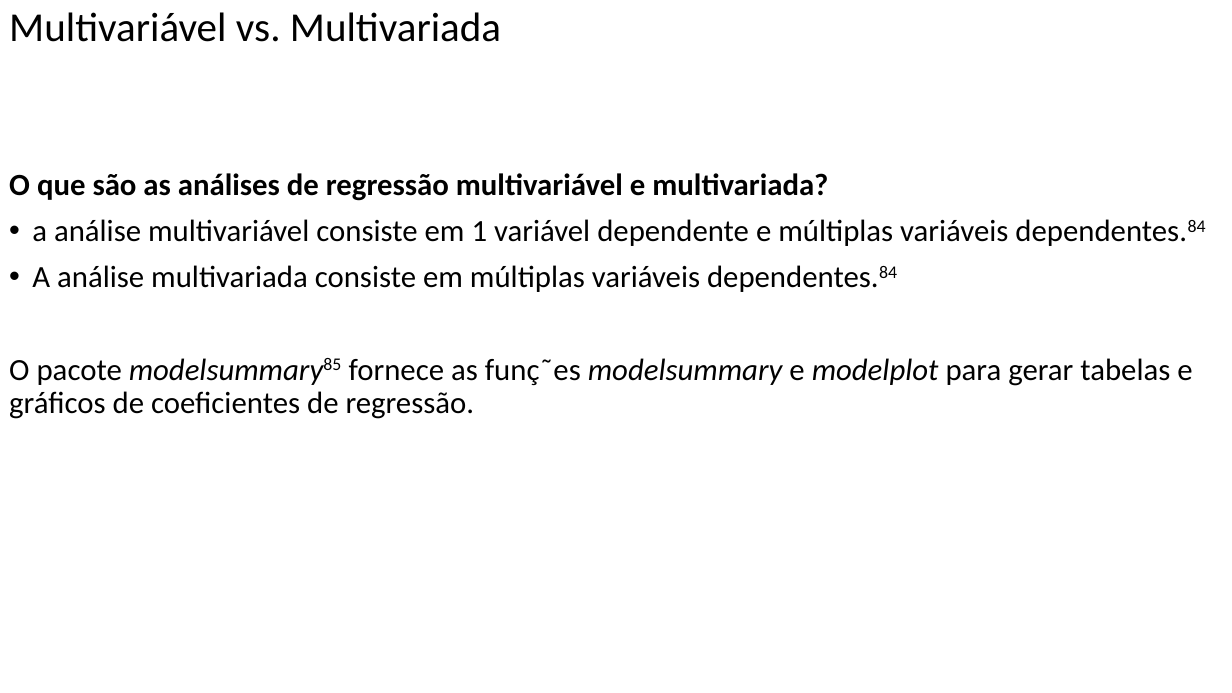
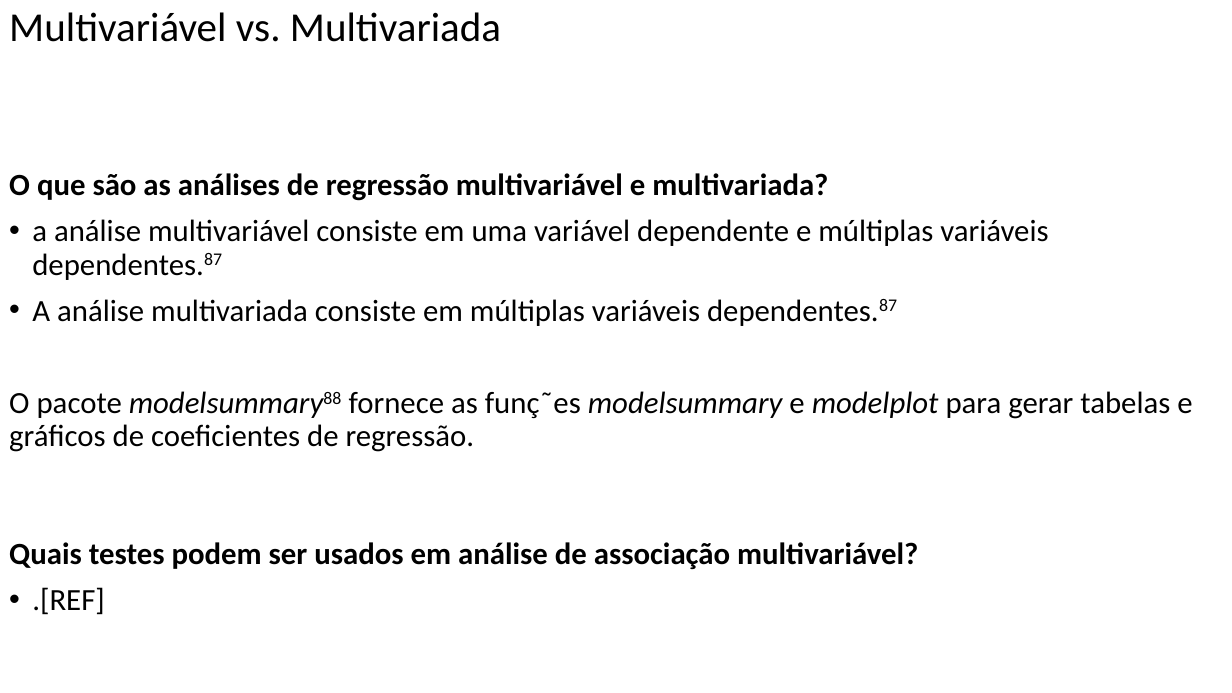
Before and after one commit to FerreiraAS/Ciencia-com-R, a slide deck: slide 61 of Ciência-com-R.pptx (slide 60 before the commit). Drawn at 1232x693 pixels with LibreOffice and Linux fonts; fonts in the diff are those of the drawing. Boxes give left, top, right and bottom in pixels: in the first picture for what was removed or moved away, otherwise in the second. Text is boxed around its words. In the diff, an @@ line names an element or a change of style, - is before the commit and + after.

```diff
--- a/Ciência-com-R.pptx
+++ b/Ciência-com-R.pptx
@@ text at <box>9,219,1192,615</box>: text changed @@
-• a análise multivariável consiste em 1 variável dependente e múltiplas variáveis dependentes.84
-• A análise multivariada consiste em múltiplas variáveis dependentes.84
-O pacote modelsummary85 fornece as funç˜es modelsummary e modelplot para gerar tabelas e gráficos de coeficientes de regressão.
+• a análise multivariável consiste em uma variável dependente e múltiplas variáveis dependentes.87
+• A análise multivariada consiste em múltiplas variáveis dependentes.87
+O pacote modelsummary88 fornece as funç˜es modelsummary e modelplot para gerar tabelas e gráficos de coeficientes de regressão.
+Quais testes podem ser usados em análise de associação multivariável?
+• .[REF]
```
Also in this commit, not shown: 2 other slides changed, 1 slide added, 1 slide removed, 44 other files.
